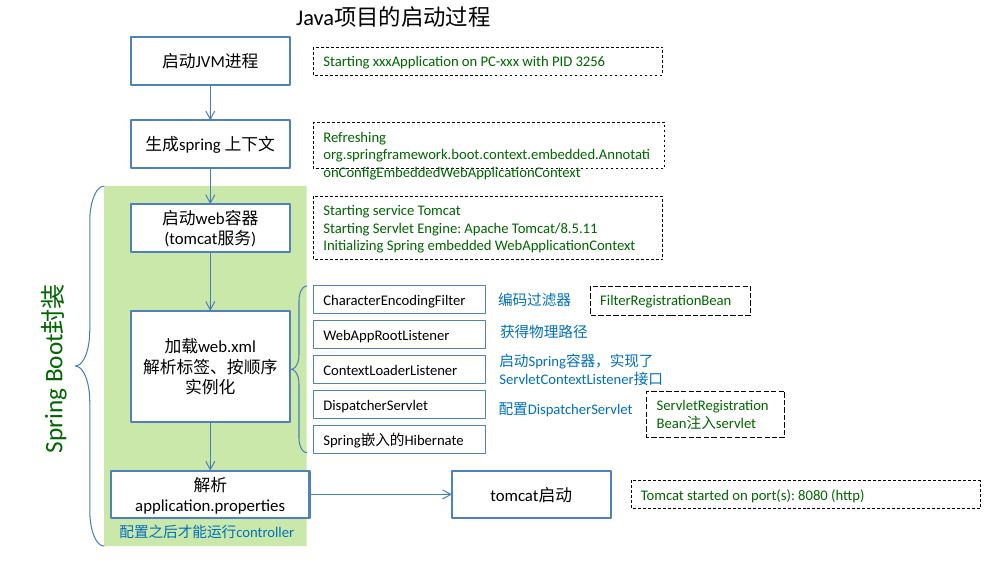
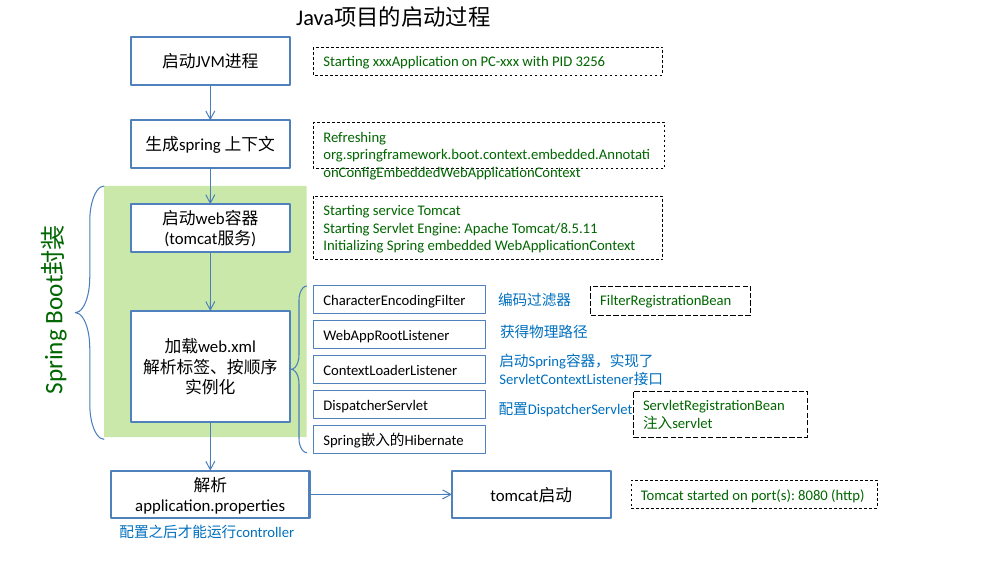
Before and after one commit to SherryLang/javalearning, a slide deck: slide 4 of issueImages/web context loading process.pptx (slide 5 before the commit). Drawn at 1008x567 pixels with LibreOffice and Linux fonts; fonts in the diff are those of the drawing. Boxes give left, top, right and bottom in pixels: in the first picture for what was removed or moved away, otherwise in the second. Text is boxed around its words. In the diff, an @@ line names an element or a change of style, - is before the commit and + after.

```diff
--- a/issueImages/web context loading process.pptx
+++ b/issueImages/web context loading process.pptx
@@ left brace: place and size @@
-left brace at (76,186,105,546)
+left brace at (76,186,105,439)
@@ rectangle: place and size @@
-rectangle at (104,186,306,546)
+rectangle at (104,186,306,437)
@@ text "Spring Boot封装": place and size @@
-text "Spring Boot封装" at (38,293,69,451)
+text "Spring Boot封装" at (38,234,69,392)
@@ rectangle "ServletRegistrationBean注入servlet": place and size @@
-rectangle "ServletRegistrationBean注入servlet" at (647,391,785,436)
+rectangle "ServletRegistrationBean注入servlet" at (633,391,807,436)
@@ rectangle "Tomcat started on port(s): 8080 ...": place and size @@
-rectangle "Tomcat started on port(s): 8080 ..." at (631,481,980,509)
+rectangle "Tomcat started on port(s): 8080 ..." at (631,481,877,509)
```
Also in this commit, not shown: 2 other slides changed, 2 slides removed.
